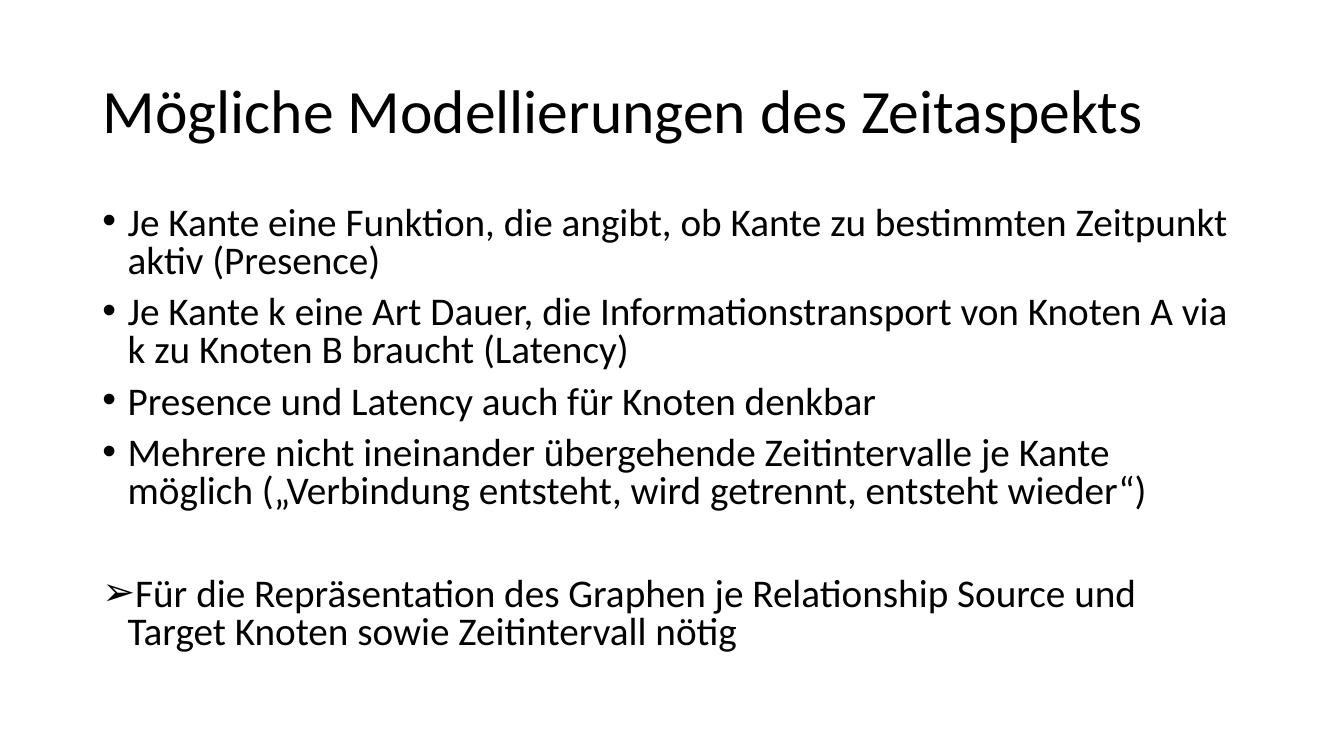
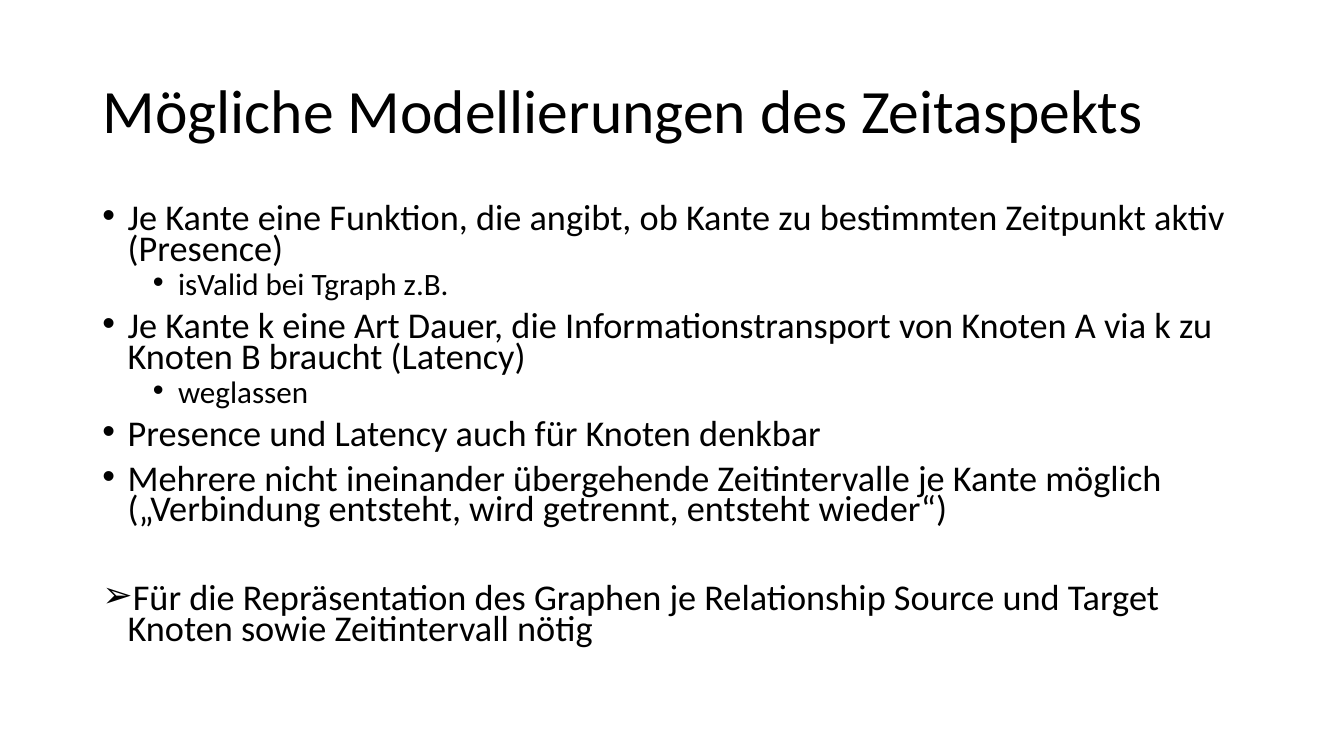
Before and after one commit to johnsonaux/temporale-graphen, a slide deck: slide 13 of Bewertungsmatrix.pptx. Drawn at 1344x756 pixels with LibreOffice and Linux fonts; fonts in the diff are those of the drawing. Boxes give left, top, right and bottom in pixels: in the first picture for what was removed or moved away, otherwise in the second. Text is boxed around its words. In the diff, an @@ line names an element or a change of style, - is before the commit and + after.

```diff
--- a/Bewertungsmatrix.pptx
+++ b/Bewertungsmatrix.pptx
@@ text at (128, 204, 1224, 648): size 28 to 25.9 pt; line spacing 0.8 to 0.7 @@
@@ text at (178, 273, 449, 301): paragraph added @@
+  • isValid bei Tgraph z.B.
@@ text at (178, 381, 308, 409): paragraph added @@
+  • weglassen
```
Also in this commit, not shown: 4 other slides changed, 3 slides added, 3 other files.
